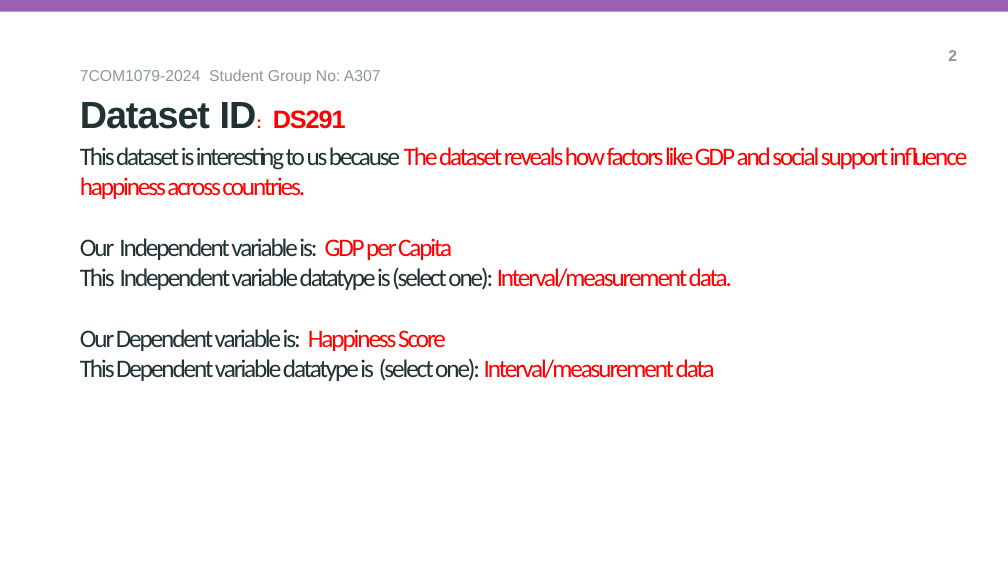
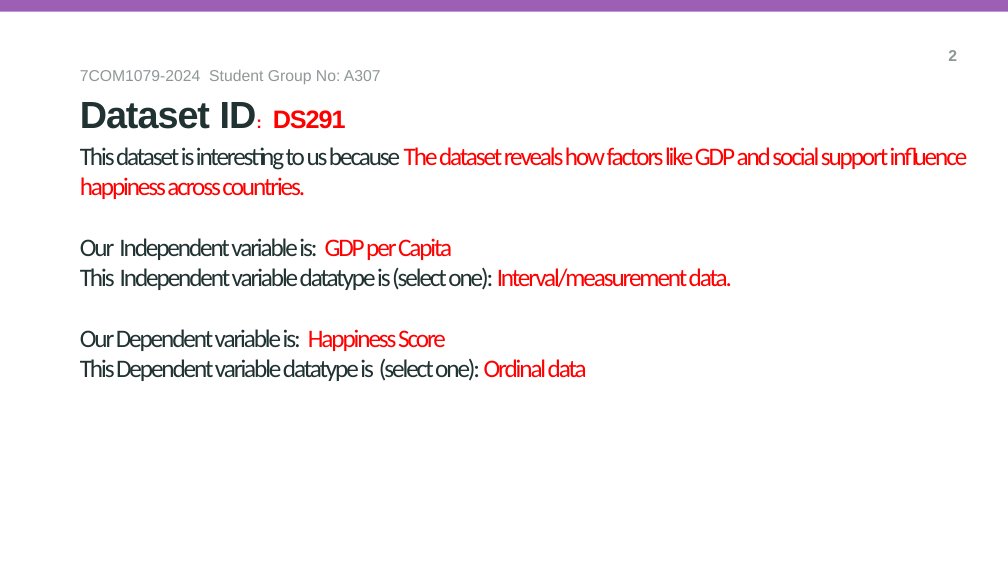
Before and after one commit to ruhullah12/A307_Assignment_1, a slide deck: slide 3 of Reseach_question_presentation.pptx. Drawn at 1008x567 pixels with LibreOffice and Linux fonts; fonts in the diff are those of the drawing; background and template pictures are left out. Boxes give left, top, right and bottom in pixels: in the first picture for what was removed or moved away, otherwise in the second. Text is boxed around its words. In the diff, an @@ line names an element or a change of style, - is before the commit and + after.

```diff
--- a/Reseach_question_presentation.pptx
+++ b/Reseach_question_presentation.pptx
@@ title at (80, 147, 968, 381): text changed @@
-This dataset is interesting to us because The dataset reveals how factors like GDP and social support influence happiness across countries.
-Our Independent variable is: GDP per Capita
-This Independent variable datatype is (select one): Interval/measurement data.
-Our Dependent variable is: Happiness Score
-This Dependent variable datatype is (select one): Interval/measurement data
+This dataset is interesting to us because The dataset reveals how factors like GDP and social support influence happiness across countries.
+Our Independent variable is: GDP per Capita
+This Independent variable datatype is (select one): Interval/measurement data.
+Our Dependent variable is: Happiness Score
+This Dependent variable datatype is (select one): Ordinal data
```
